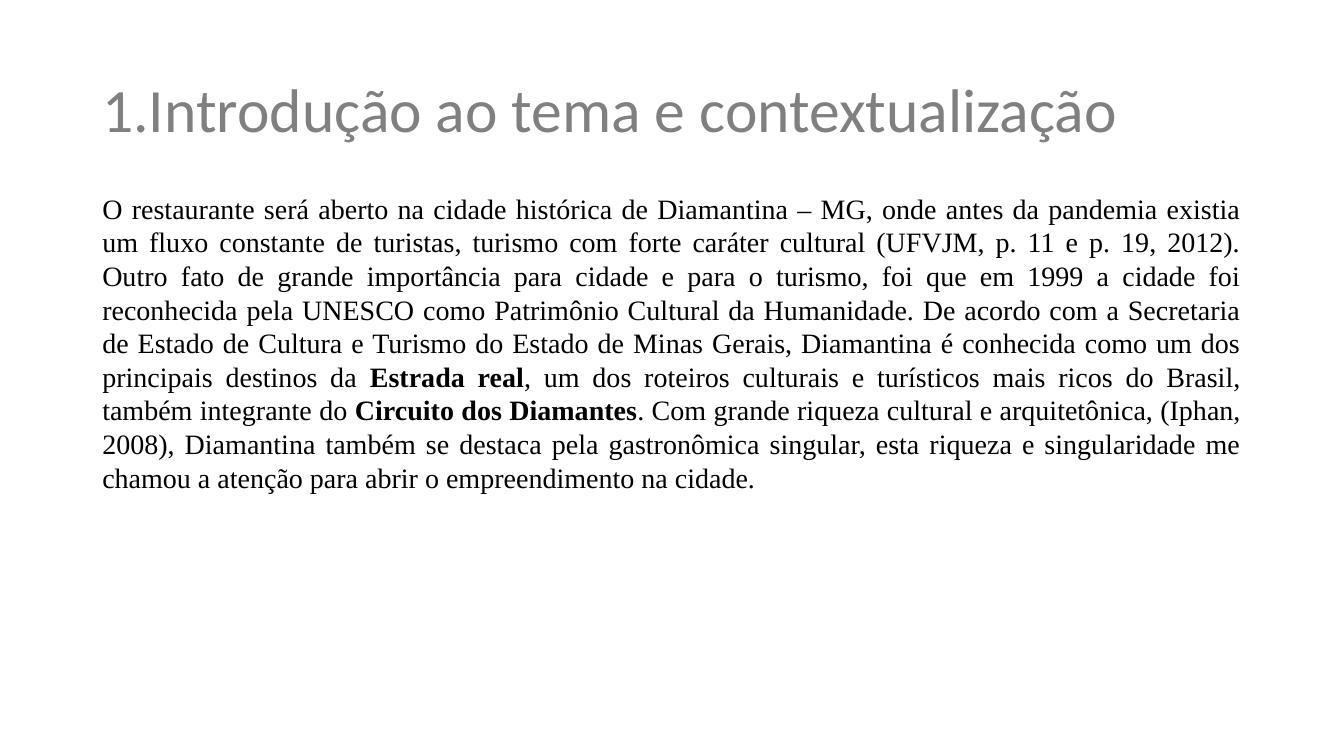
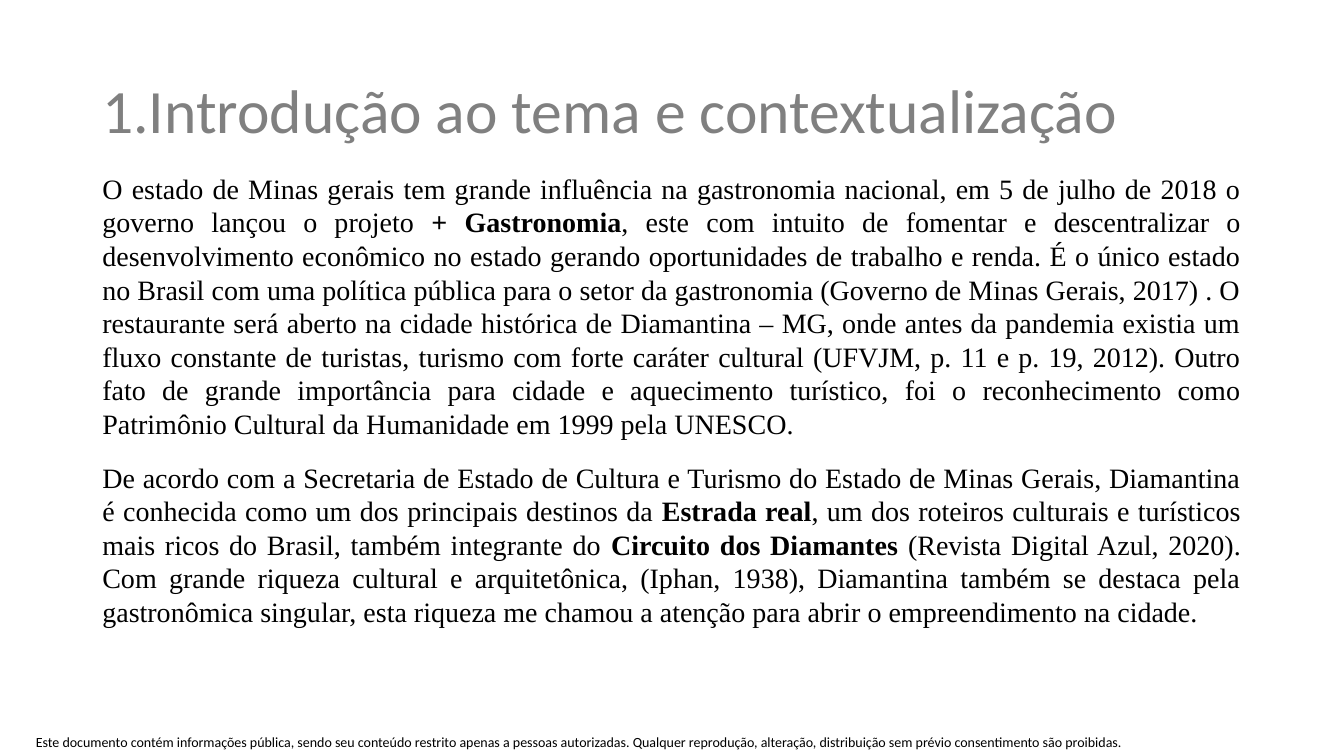
Before and after one commit to renatomarcio18081971/trabalhodeconclusao, a slide deck: slide 2 of plano-de-negocios-restaurante-tioto.pptx. Drawn at 1344x756 pixels with LibreOffice and Linux fonts; fonts in the diff are those of the drawing; background and template pictures are left out. Boxes give left, top, right and bottom in pixels: in the first picture for what was removed or moved away, otherwise in the second. Text is boxed around its words. In the diff, an @@ line names an element or a change of style, - is before the commit and + after.

Commit message:
finalizada primeira parte do trabalho

```diff
--- a/plano-de-negocios-restaurante-tioto.pptx
+++ b/plano-de-negocios-restaurante-tioto.pptx
@@ text at [102,179,1241,627]: text changed @@
-O restaurante será aberto na cidade histórica de Diamantina – MG, onde antes da pandemia existia um fluxo constante de turistas, turismo com forte caráter cultural (UFVJM, p. 11 e p. 19, 2012). Outro fato de grande importância para cidade e para o turismo, foi que em 1999 a cidade foi reconhecida pela UNESCO como Patrimônio Cultural da Humanidade. De acordo com a Secretaria de Estado de Cultura e Turismo do Estado de Minas Gerais, Diamantina é conhecida como um dos principais destinos da Estrada real, um dos roteiros culturais e turísticos mais ricos do Brasil, também integrante do Circuito dos Diamantes. Com grande riqueza cultural e arquitetônica, (Iphan, 2008), Diamantina também se destaca pela gastronômica singular, esta riqueza e singularidade me chamou a atenção para abrir o empreendimento na cidade.
+O estado de Minas gerais tem grande influência na gastronomia nacional, em 5 de julho de 2018 o governo lançou o projeto + Gastronomia, este com intuito de fomentar e descentralizar o desenvolvimento econômico no estado gerando oportunidades de trabalho e renda. É o único estado no Brasil com uma política pública para o setor da gastronomia (Governo de Minas Gerais, 2017) . O restaurante será aberto na cidade histórica de Diamantina – MG, onde antes da pandemia existia um fluxo constante de turistas, turismo com forte caráter cultural (UFVJM, p. 11 e p. 19, 2012). Outro fato de grande importância para cidade e aquecimento turístico, foi o reconhecimento como Patrimônio Cultural da Humanidade em 1999 pela UNESCO.
+De acordo com a Secretaria de Estado de Cultura e Turismo do Estado de Minas Gerais, Diamantina é conhecida como um dos principais destinos da Estrada real, um dos roteiros culturais e turísticos mais ricos do Brasil, também integrante do Circuito dos Diamantes (Revista Digital Azul, 2020). Com grande riqueza cultural e arquitetônica, (Iphan, 1938), Diamantina também se destaca pela gastronômica singular, esta riqueza me chamou a atenção para abrir o empreendimento na cidade.
@@ text added at [36,737,1121,750], 10 pt, text #000000 @@
+Este documento contém informações pública, sendo seu conteúdo restrito apenas a pessoas autorizadas. Qualquer reprodução, alteração, distribuição sem prévio consentimento são proibidas.
```
Also in this commit, not shown: 9 other slides changed, 4 slides added, 1 slide removed, 1 other file.
